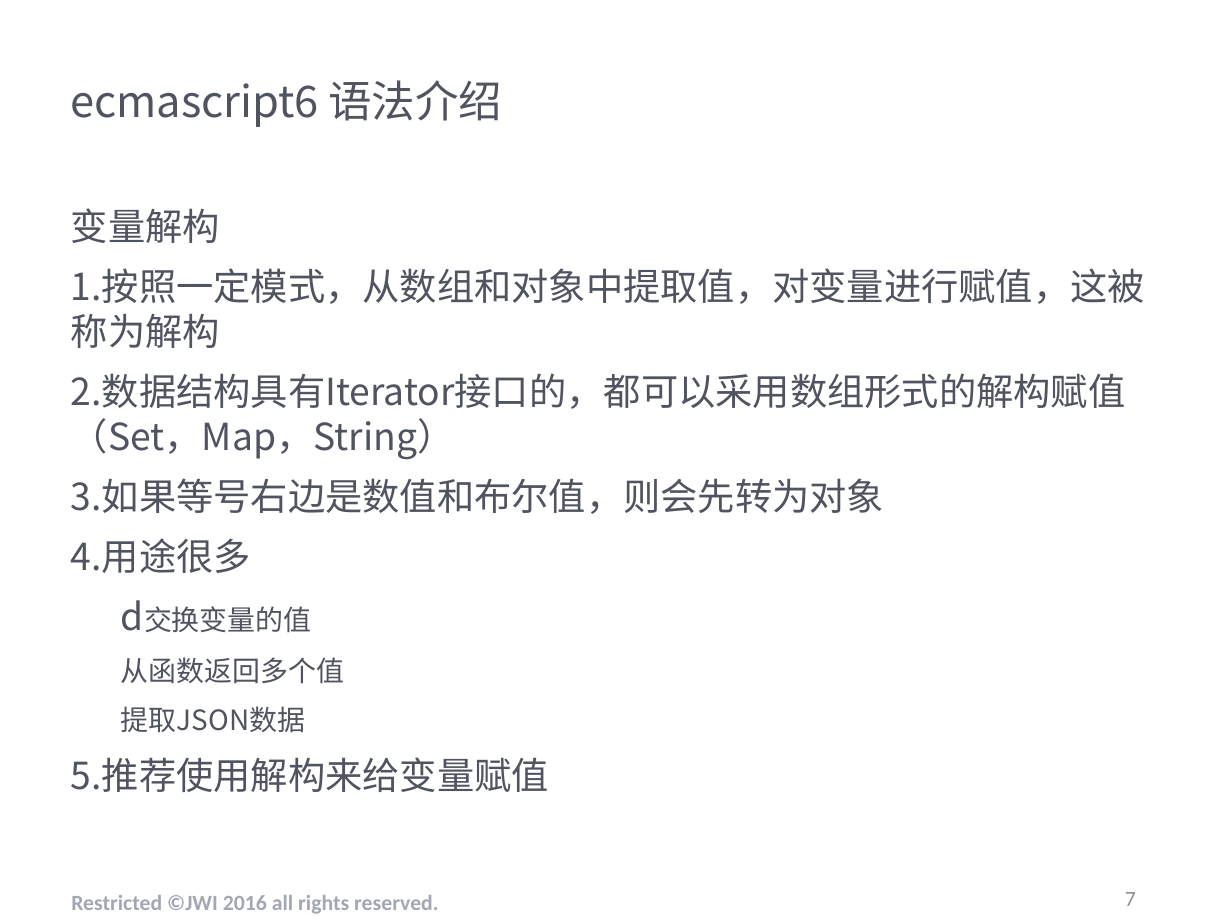
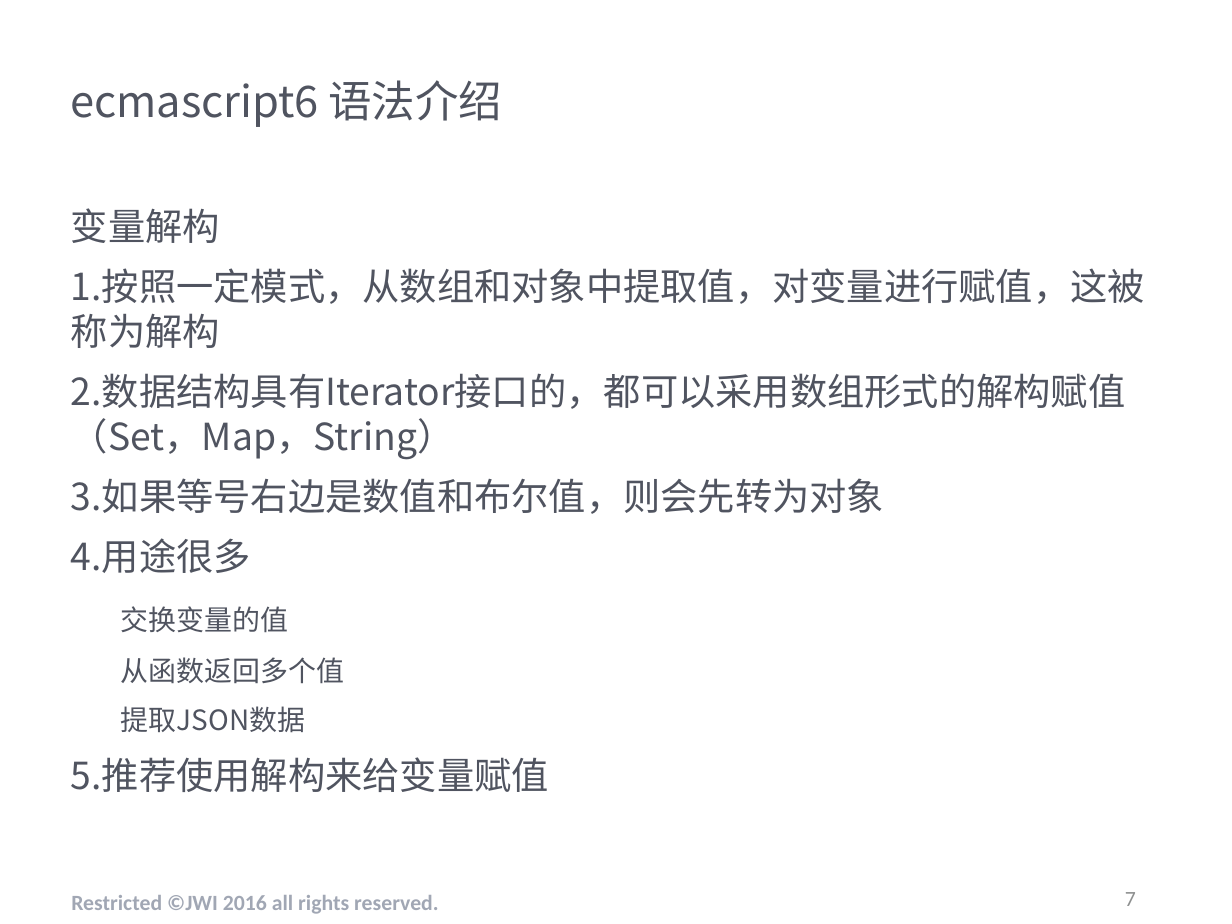
Before and after one commit to afterloe/node.js, a slide deck: slide 7 of 第一天/nodejs(第一天).odp. Drawn at 1232x924 pixels with LibreOffice and Linux fonts; fonts in the diff are those of the drawing; background and template pictures are left out. Boxes give left, top, right and bottom in pixels: in the first picture for what was removed or moved away, otherwise in the second. Text is boxed around its words. In the diff, an @@ line names an element or a change of style, - is before the commit and + after.

```diff
--- a/第一天/nodejs(第一天).odp
+++ b/第一天/nodejs(第一天).odp
@@ text at (121,606,289,633): text changed @@
-d交换变量的值
+交换变量的值
```
Also in this commit, not shown: 4 other files.
